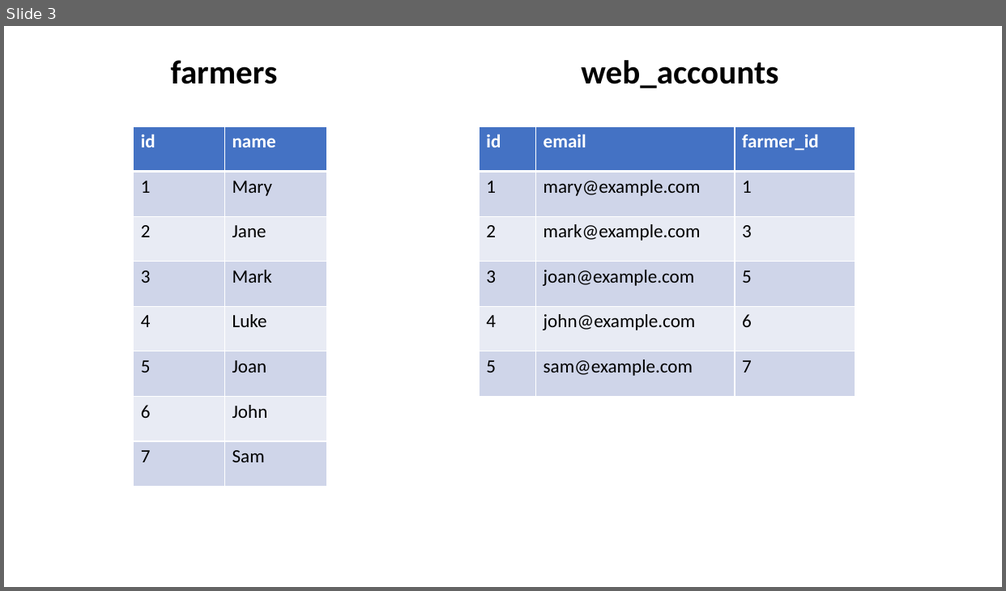
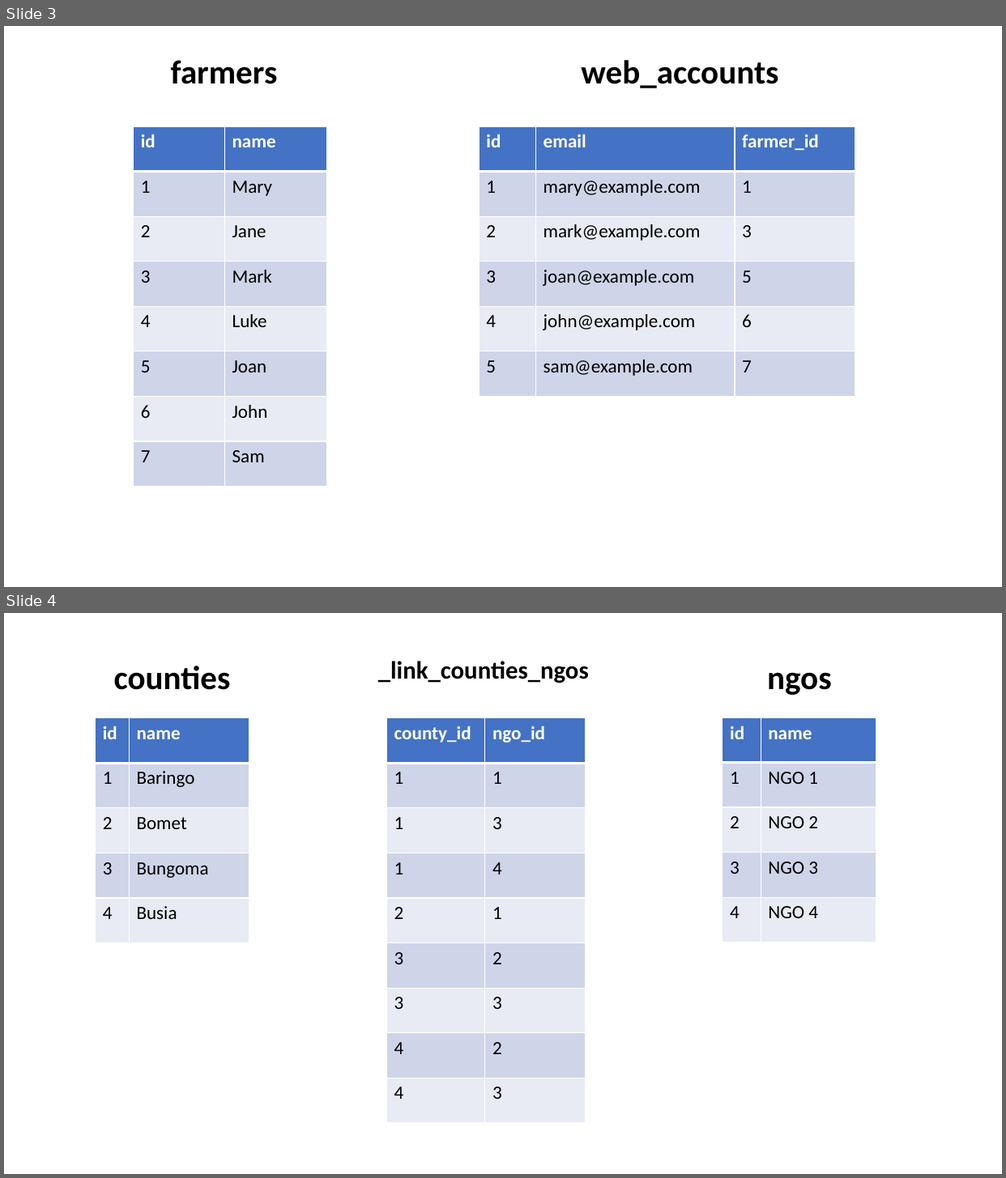
Before and after one commit to stats4sd/Installation-Guides, a slide deck: assets/images/relationships/source-tables.pptx. Shown one above the other, each under a label of ours: slide 3 before the commit, slides 3 and 4 after it. The pictures are 1006x591 and 1006x1178 pixels, drawn with LibreOffice and Linux fonts; fonts in the diff are those of the drawing. Boxes give left, top, right and bottom in pixels: in the first picture for what was removed or moved away, otherwise in the second. Text is boxed around its words. In the diff, an @@ line names an element or a change of style, - is before the commit and + after.

```diff
--- a/assets/images/relationships/source-tables.pptx
+++ b/assets/images/relationships/source-tables.pptx
@@ slide 4 added at box(4, 613, 1002, 1174), background #FFFFFF @@
@@ text added at box(378, 661, 589, 683), 24 pt, text #000000, bold @@
+_link_counties_ngos
@@ text added at box(114, 666, 231, 690), 32 pt, text #000000, bold @@
+counties
@@ text added at box(767, 672, 832, 695), 32 pt, text #000000, bold @@
+ngos
@@ table added at box(96, 717, 249, 943), 5 rows, 2 columns @@
+id | name
+1 | Baringo
+2 | Bomet
+3 | Bungoma
+4 | Busia
@@ table added at box(386, 717, 584, 1122), 9 rows, 2 columns @@
+county_id | ngo_id
+1 | 1
+1 | 3
+1 | 4
+2 | 1
+3 | 2
+3 | 3
+4 | 2
+4 | 3
@@ table added at box(722, 717, 877, 943), 5 rows, 2 columns @@
+id | name
+1 | NGO 1
+2 | NGO 2
+3 | NGO 3
+4 | NGO 4
```
Also in this commit, not shown: 4 other files.
